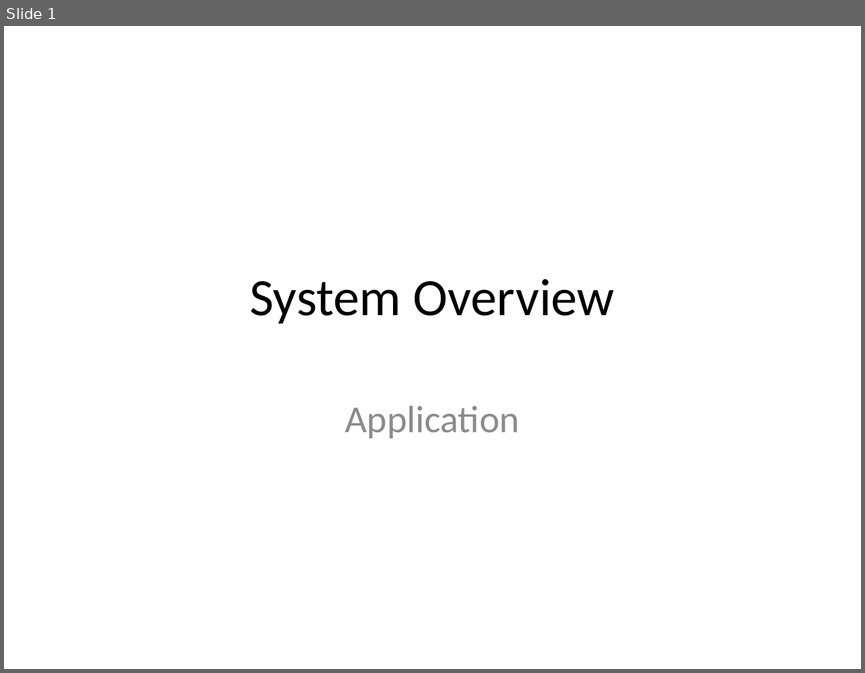
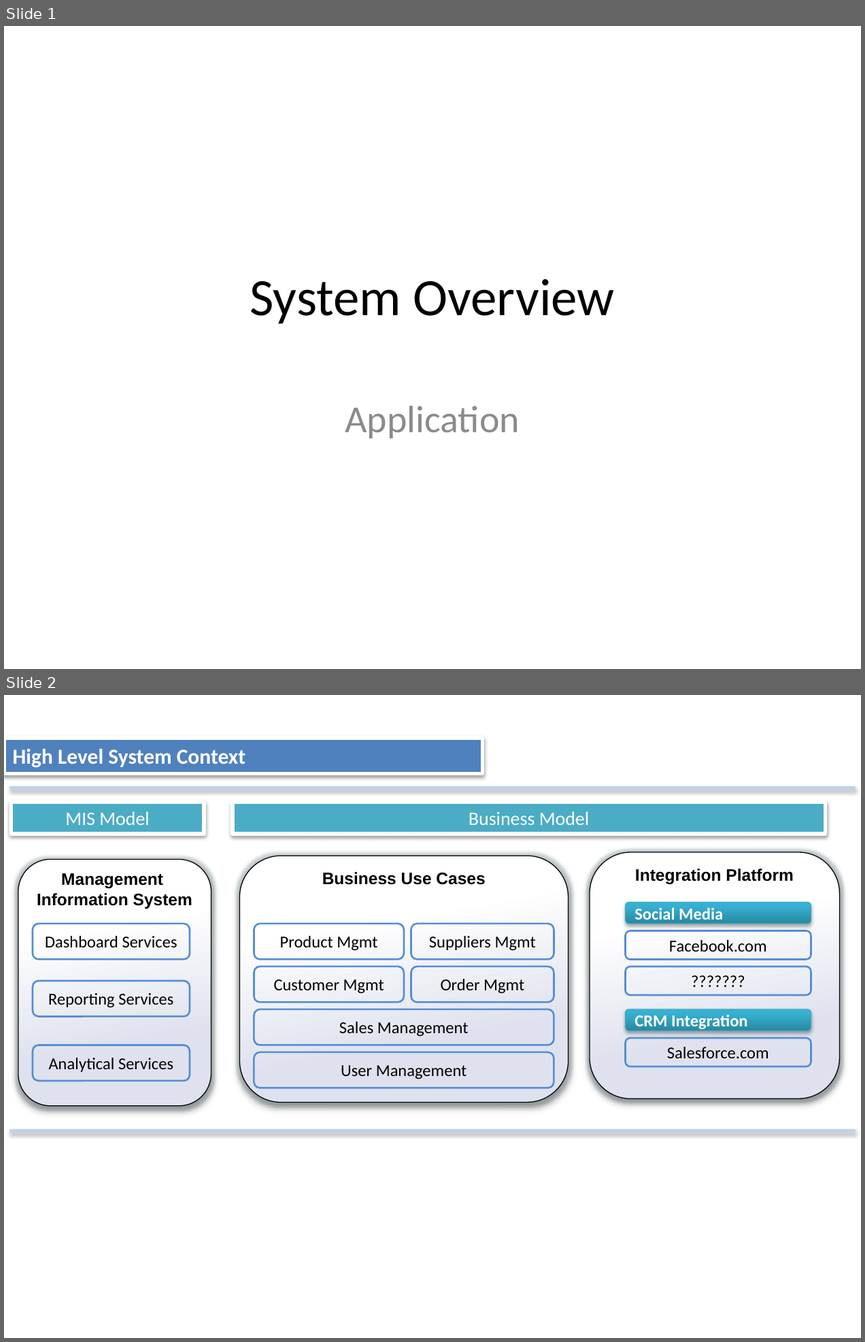
Before and after one commit to duvurih/Angular2Project, a slide deck: OrderManagement/MultiProjectSample/Content/images/System Context.pptx. Shown one above the other, each under a label of ours: slide 1 before the commit, slides 1 and 2 after it. The pictures are 865x673 and 865x1342 pixels, drawn with LibreOffice and Linux fonts; fonts in the diff are those of the drawing. Boxes give left, top, right and bottom in pixels: in the first picture for what was removed or moved away, otherwise in the second. Text is boxed around its words. In the diff, an @@ line names an element or a change of style, - is before the commit and + after.

Commit message:
1. Business Context 2. Technical Context

```diff
--- a/OrderManagement/MultiProjectSample/Content/images/System Context.pptx
+++ b/OrderManagement/MultiProjectSample/Content/images/System Context.pptx
@@ slide 2 added at (x1=4, y1=695, x2=861, y2=1338), background #FFFFFF @@
@@ title added at (x1=4, y1=738, x2=482, y2=774), fill #4F81BD, outline #FFFFFF 3 pt, 18 pt, text #FFFFFF, bold @@
+High Level System Context
@@ line added from (11, 787) to (854, 787), #C2D1ED 3 pt @@
@@ rectangle added at (x1=11, y1=802, x2=204, y2=834), fill #4BACC6, outline #FFFFFF 3 pt, 16 pt, text #FFFFFF @@
+MIS Model
@@ rectangle added at (x1=232, y1=802, x2=825, y2=834), fill #4BACC6, outline #FFFFFF 3 pt, 16 pt, text #FFFFFF @@
+Business Model
@@ rounded rectangle added at (x1=239, y1=855, x2=568, y2=1102), fill gradient #FFFFFF to #DFE2EE, outline #000000 0.75 pt, 14 pt, text #000000, bold @@
+Business Use Cases
@@ rounded rectangle added at (x1=589, y1=852, x2=839, y2=1098), fill gradient #FFFFFF to #DFE2EE, outline #000000 0.75 pt, 14 pt, text #000000, bold @@
+Integration Platform
@@ rounded rectangle added at (x1=18, y1=860, x2=211, y2=1106), fill gradient #FFFFFF to #DFE2EE, outline #000000 0.75 pt, 14 pt, text #000000, bold @@
+Management
+Information System
@@ rounded rectangle added at (x1=626, y1=902, x2=811, y2=923), fill gradient #2A88A2 to #37B1D2 to #34B4D6, outline #46AAC5 0.75 pt, 14 pt, text #FFFFFF, bold @@
+Social Media
@@ rounded rectangle added at (x1=33, y1=923, x2=189, y2=960), outline #558ED5 1.5 pt, 14 pt, text #000000 @@
+Dashboard Services
@@ rounded rectangle added at (x1=254, y1=923, x2=404, y2=960), outline #558ED5 1.5 pt, 14 pt, text #000000 @@
+Product Mgmt
@@ rounded rectangle added at (x1=411, y1=923, x2=554, y2=960), outline #558ED5 1.5 pt, 14 pt, text #000000 @@
+Suppliers Mgmt
@@ rounded rectangle added at (x1=626, y1=930, x2=811, y2=959), outline #558ED5 1.5 pt, 14 pt, text #000000 @@
+Facebook.com
@@ rounded rectangle added at (x1=254, y1=966, x2=404, y2=1002), outline #558ED5 1.5 pt, 14 pt, text #000000 @@
+Customer Mgmt
@@ rounded rectangle added at (x1=411, y1=966, x2=554, y2=1002), outline #558ED5 1.5 pt, 14 pt, text #000000 @@
+Order Mgmt
@@ rounded rectangle added at (x1=626, y1=966, x2=811, y2=995), outline #558ED5 1.5 pt, 14 pt, text #000000 @@
+???????
@@ rounded rectangle added at (x1=33, y1=981, x2=189, y2=1016), outline #558ED5 1.5 pt, 14 pt, text #000000 @@
+Reporting Services
@@ rounded rectangle added at (x1=254, y1=1009, x2=554, y2=1045), outline #558ED5 1.5 pt, 14 pt, text #000000 @@
+Sales Management
@@ rounded rectangle added at (x1=626, y1=1009, x2=811, y2=1031), fill gradient #2A88A2 to #37B1D2 to #34B4D6, outline #46AAC5 0.75 pt, 14 pt, text #FFFFFF, bold @@
+CRM Integration
@@ rounded rectangle added at (x1=626, y1=1038, x2=811, y2=1066), outline #558ED5 1.5 pt, 14 pt, text #000000 @@
+Salesforce.com
@@ rounded rectangle added at (x1=33, y1=1045, x2=189, y2=1081), outline #558ED5 1.5 pt, 14 pt, text #000000 @@
+Analytical Services
@@ rounded rectangle added at (x1=254, y1=1052, x2=554, y2=1088), outline #558ED5 1.5 pt, 14 pt, text #000000 @@
+User Management
@@ line added from (11, 1130) to (854, 1130), #C2D1ED 3 pt @@
```
Also in this commit, not shown: 1 slide changed, 3 other files.
